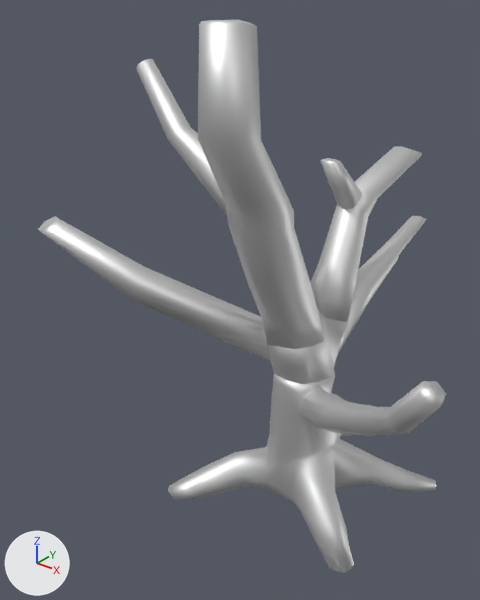
The FBX model Assets/RHProject/Art/Tree/local_tree_v3.fbx, before and after one commit.
Rendered twice from a 50 mm lens placed at (14.4, -22.7, 23.4), pointed at (-3.2, -0.6, 9.7). Every picture has the same lights, and +X, +Y and +Z are marked at lower left. Where no turn or scale is listed for an object, it has been applied to the vertices.

Names of what the first picture shows: 'branch1', 'branch2', 'branch4', 'branch5', 'branch6', 'branch7', 'branch8', 'trunk', 'trunk 2'.
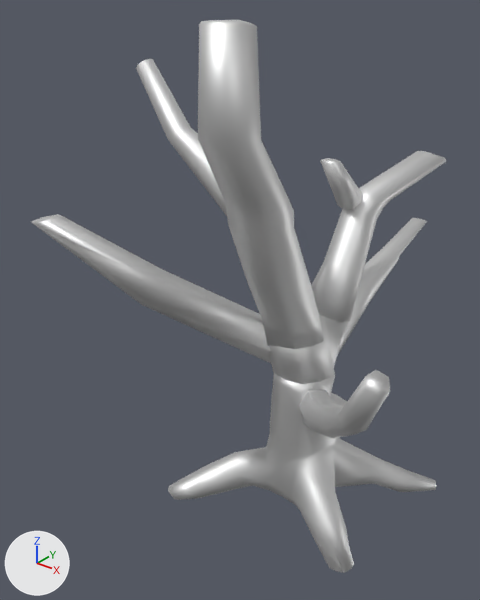
Where the change shows, as pixel boxes (x1, y1, x2, y2) in the pictures (480 x 600 px):
'branch8', turned
    before: (38, 216, 271, 361)
    after: (31, 214, 271, 363)
'branch2', turned
    before: (310, 146, 422, 322)
    after: (311, 151, 446, 322)
'branch1', turned
    before: (301, 381, 446, 436)
    after: (299, 370, 390, 438)
'branch4', turned
    before: (337, 216, 427, 356)
    after: (337, 218, 427, 356)

The edits, one by one:
Object 'branch1' (ob_branch1) turns from (90, 0, 0) to (70, 5.8, -29) degrees about x, y and z.
Object 'branch2' (ob_branch2) turns from (90, 0, 0) to (90, -2.8, -12) degrees about x, y and z.
Object 'branch8' (ob_branch8) turns from (90, 0, 0) to (55, 2.7, 53) degrees about x, y and z.
Object 'branch4' (ob_branch4) turns from (90, 0, 0) to (89, 0, 0) degrees about x, y and z.
